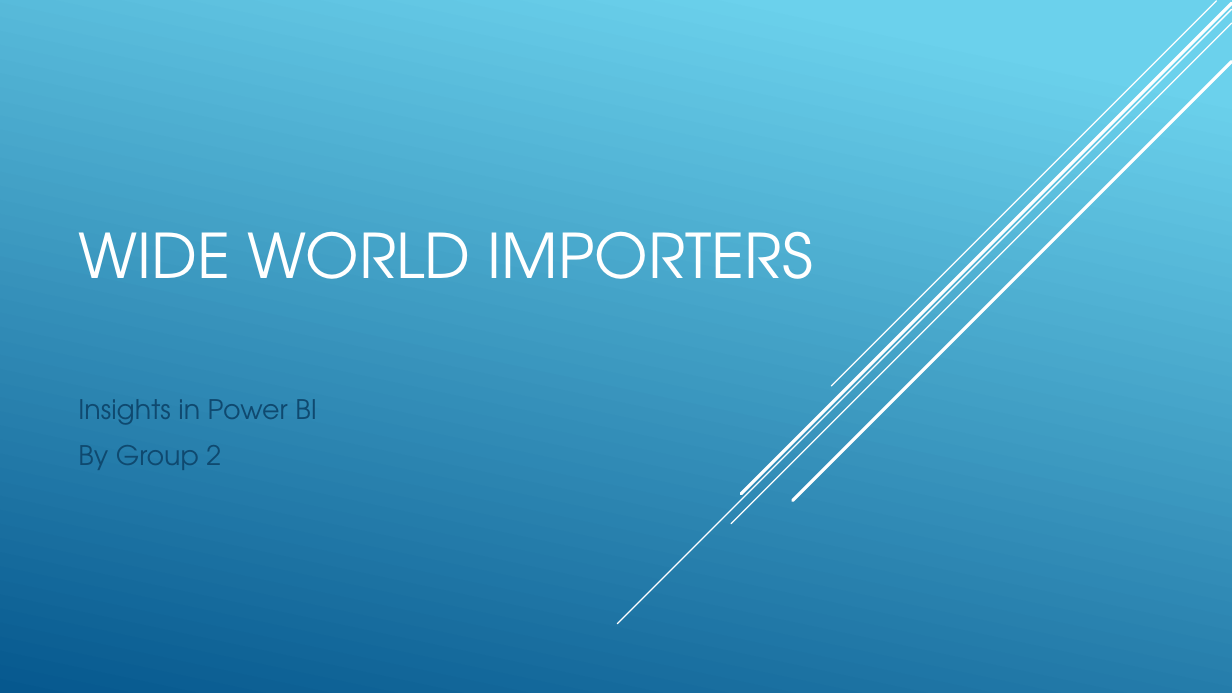
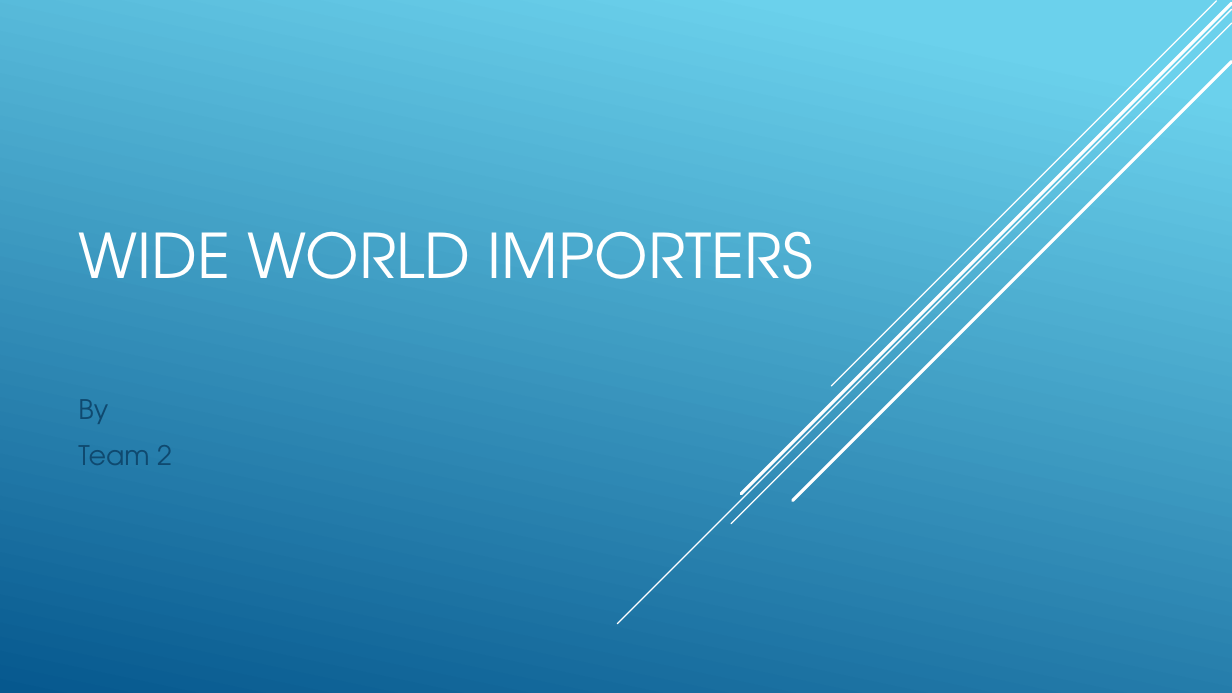
Before and after one commit to mohmedhasan1981/The-First, a slide deck: slide 1 of WWI.pptx. Drawn at 1232x693 pixels with LibreOffice and Linux fonts; fonts in the diff are those of the drawing. Boxes give left, top, right and bottom in pixels: in the first picture for what was removed or moved away, otherwise in the second. Text is boxed around its words. In the diff, an @@ line names an element or a change of style, - is before the commit and + after.

```diff
--- a/WWI.pptx
+++ b/WWI.pptx
@@ subtitle at (78,399,172,465): text changed @@
-Insights in Power BI
-By Group 2
+By
+Team 2
```
Also in this commit, not shown: 16 other slides changed, 2 slides added, 2 slides removed.
